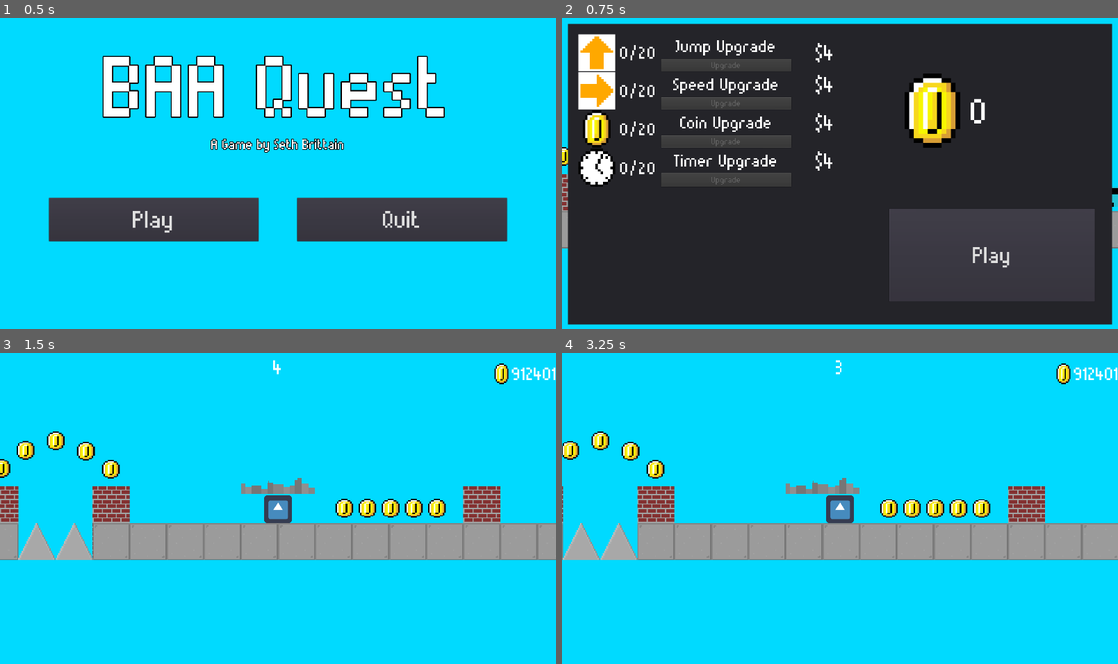
Above: before the commit, frames 1-4 (two rows, left to right).
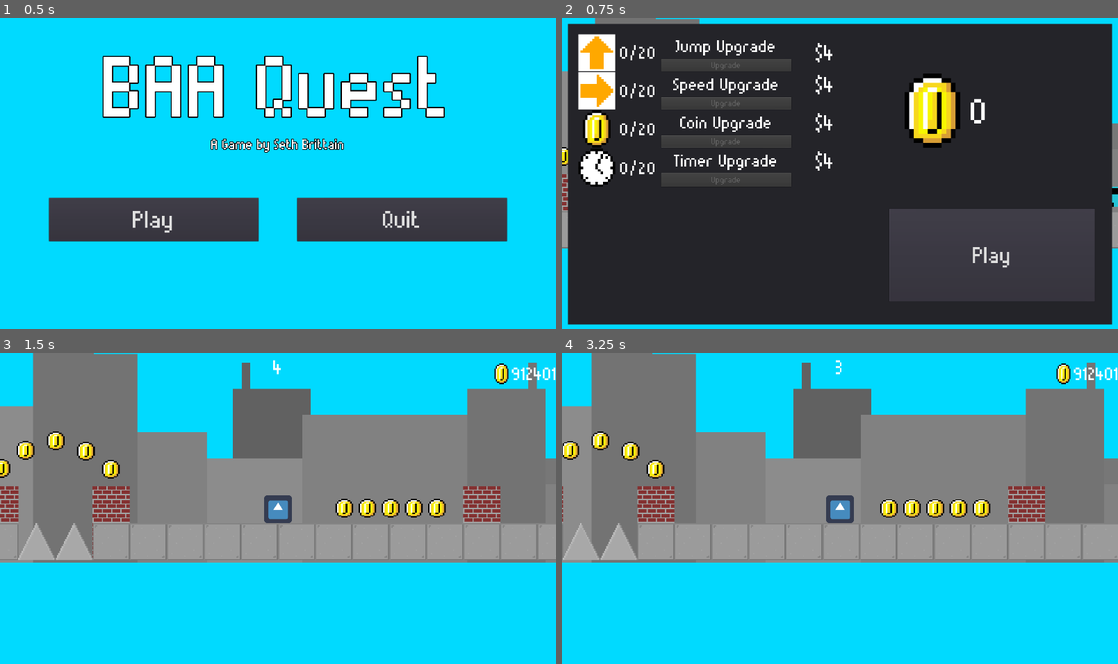
Above: after the commit, the same moments.

Repository: 20brittains/ComputerGameSimulationProgramming
Game: Godot game, scene res://Scenes/GameController.tscn
The game is run twice, just before and just after one commit, with the same random seed, the same clock (stepped at 60 frames per second) and the same inputs. The engine's default icon, where the game draws it, is replaced by a stand-in: a white triangle on a blue panel in a dark square.
Inputs:
- Up to frame 1 (0.5 s): no input
- Up to frame 2 (0.75 s): click "Play" at 0.5 s
- Up to frame 3 (1.5 s): click "Play" at 1.25 s
- Up to frame 4 (3.25 s): tap Enter at 2 s; hold D (move_right) from 2.03 s (still down); tap W (jump) at 2.27, 3.02 s

Frame 1 is identical in both runs. In frame 2, 0.9% of the frame differs, in the area x 0-100%, y 0-63%; in frame 3, 37%; in frame 4, 37%, in the area x 0-100%, y 0-68%.

Commit message:
Added Parallax

Diff:
--- a/Scenes/Player.tscn
+++ b/Scenes/Player.tscn
@@ -7,6 +7,7 @@
 [ext_resource path="res://Sprites/Coin.png" type="Texture" id=5]
 [ext_resource path="res://Scripts/CoinCounter.gd" type="Script" id=6]
 [ext_resource path="res://Scripts/Timer.gd" type="Script" id=7]
+[ext_resource path="res://Sprites/cityscape.png" type="Texture" id=8]
 
 [sub_resource type="RectangleShape2D" id=1]
 extents = Vector2( 24, 24 )
@@ -122,5 +123,36 @@
 wait_time = 5.0
 one_shot = true
 script = ExtResource( 7 )
+
+[node name="ParallaxBackground" type="ParallaxBackground" parent="."]
+
+[node name="ParallaxLayer" type="ParallaxLayer" parent="ParallaxBackground"]
+scale = Vector2( 5, 5 )
+motion_scale = Vector2( 0.1, 0 )
+motion_mirroring = Vector2( 384, 0 )
+
+[node name="Sprite" type="Sprite" parent="ParallaxBackground/ParallaxLayer"]
+modulate = Color( 0.823529, 0.823529, 0.823529, 1 )
+position = Vector2( 0, -65.6 )
+scale = Vector2( 3, 3 )
+texture = ExtResource( 8 )
+centered = false
+region_enabled = true
+region_rect = Rect2( 0, 26, 128, 28 )
+
+[node name="ParallaxLayer2" type="ParallaxLayer" parent="ParallaxBackground"]
+scale = Vector2( 5, 5 )
+motion_scale = Vector2( 0.2, 0 )
+motion_mirroring = Vector2( 768, 0 )
+
+[node name="Sprite" type="Sprite" parent="ParallaxBackground/ParallaxLayer2"]
+modulate = Color( 0.968627, 0.968627, 0.968627, 1 )
+position = Vector2( 0, -65.6 )
+scale = Vector2( 3, 3 )
+texture = ExtResource( 8 )
+centered = false
+flip_h = true
+region_enabled = true
+region_rect = Rect2( 0, 26, 128, 28 )
 [connection signal="button_up" from="CanvasLayer/QuitButton" to="CanvasLayer/QuitButton" method="_on_QuitButton_button_up"]
 [connection signal="timeout" from="CanvasLayer/Timer/Timer" to="." method="_on_Timer_timeout"]
--- a/Scenes/World.tscn
+++ b/Scenes/World.tscn
@@ -1,10 +1,9 @@
-[gd_scene load_steps=11 format=2]
+[gd_scene load_steps=10 format=2]
 
 [ext_resource path="res://Sprites/spritesheet.png" type="Texture" id=1]
 [ext_resource path="res://Scenes/Coin.tscn" type="PackedScene" id=2]
 [ext_resource path="res://Scenes/spike.tscn" type="PackedScene" id=3]
 [ext_resource path="res://Scenes/Car.tscn" type="PackedScene" id=4]
-[ext_resource path="res://Sprites/cityscape.png" type="Texture" id=5]
 
 [sub_resource type="ConvexPolygonShape2D" id=1]
 points = PoolVector2Array( 32, 32, 0, 32, 0, 0, 32, 0 )
@@ -171,8 +170,3 @@
 
 [node name="Car" parent="." instance=ExtResource( 4 )]
 position = Vector2( 496.999, 42.0702 )
-
-[node name="Background" type="Sprite" parent="."]
-texture = ExtResource( 5 )
-region_enabled = true
-region_rect = Rect2( 0, 26, 128, 28 )
Not shown: 1 places in Scenes/Player.tscn that only renumber resources
